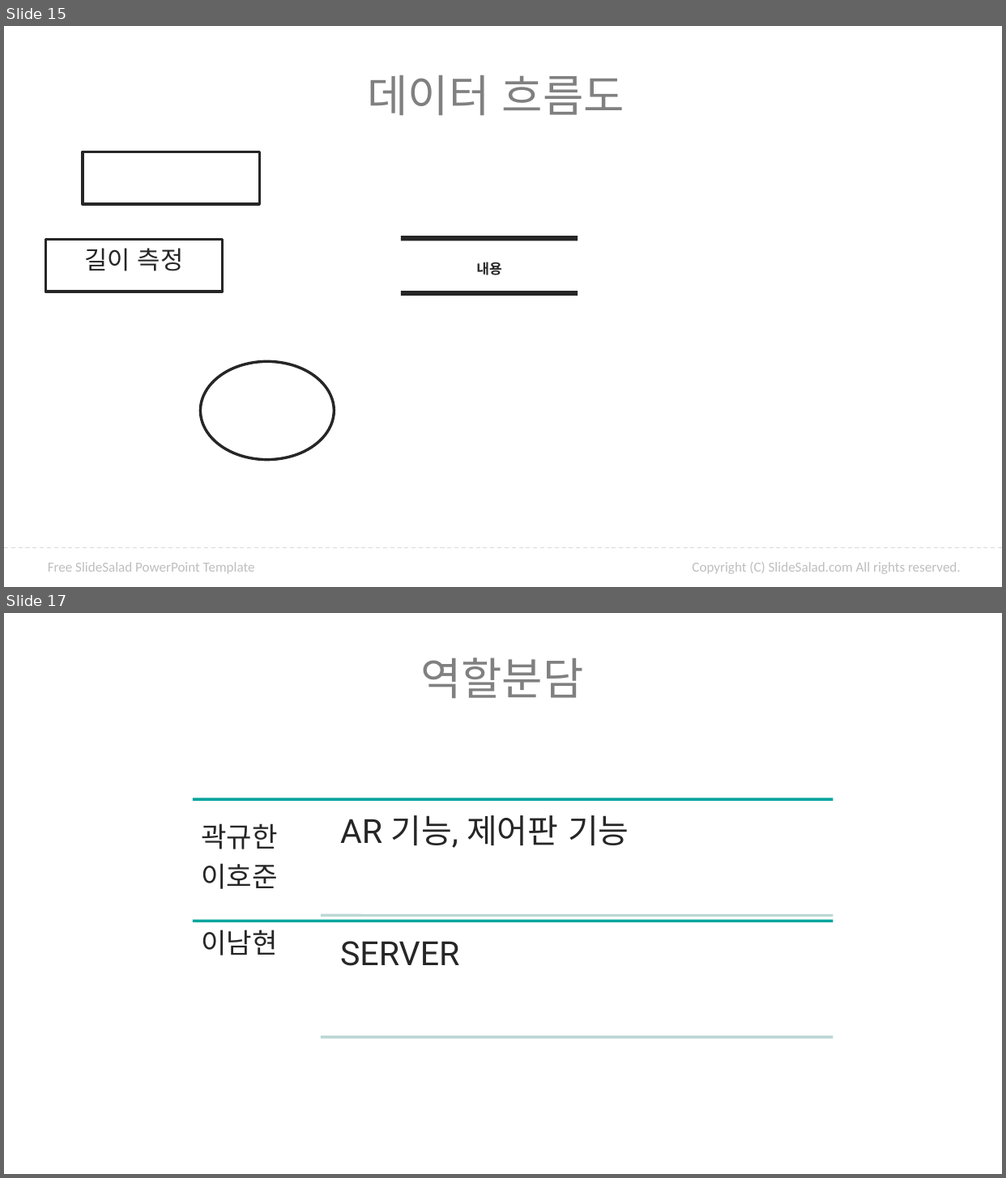
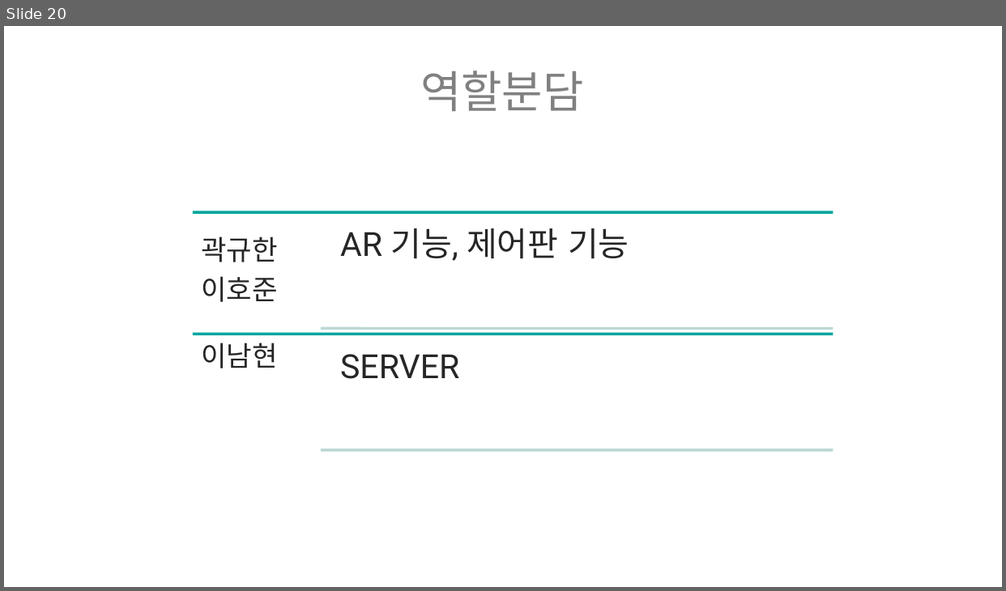
Before and after one commit to ptyoiy/ARwork, a slide deck: 호남-발표자료 - 복사본.pptx. Shown one above the other, each under a label of ours: slides 15 and 17 before the commit, slide 20 after it; the slides between them are not shown. The pictures are 1006x1178 and 1006x591 pixels, drawn with LibreOffice and Linux fonts; fonts in the diff are those of the drawing; background and template pictures are left out. Boxes give left, top, right and bottom in pixels: in the first picture for what was removed or moved away, otherwise in the second. Text is boxed around its words. In the diff, an @@ line names an element or a change of style, - is before the commit and + after.

Commit message:
1121
ppt 흐름도 추가

```diff
--- a/호남-발표자료 - 복사본.pptx
+++ b/호남-발표자료 - 복사본.pptx
@@ slide 15 removed at box(4, 26, 1002, 587), background #FFFFFF @@
@@ text removed at box(367, 75, 624, 116) @@
-데이터 흐름도
@@ rectangle removed at box(83, 152, 259, 203) @@
@@ rectangle removed at box(46, 240, 223, 292) @@
-길이 측정
@@ rectangle removed at box(401, 236, 577, 241) @@
@@ text removed at box(476, 262, 501, 275) @@
-내용
@@ rectangle removed at box(401, 292, 577, 297) @@
@@ ellipse removed at box(201, 361, 334, 459) @@
@@ line removed from (4, 548) to (1002, 548) @@
@@ text removed at box(48, 562, 255, 574) @@
-Free SlideSalad PowerPoint Template
@@ text removed at box(692, 562, 961, 574) @@
-Copyright (C) SlideSalad.com All rights reserved.
@@ what was slide 17 is now slide 20 @@
```
Also in this commit, not shown: 5 slides changed, 5 slides added, 1 other slide removed, 7 other files.
